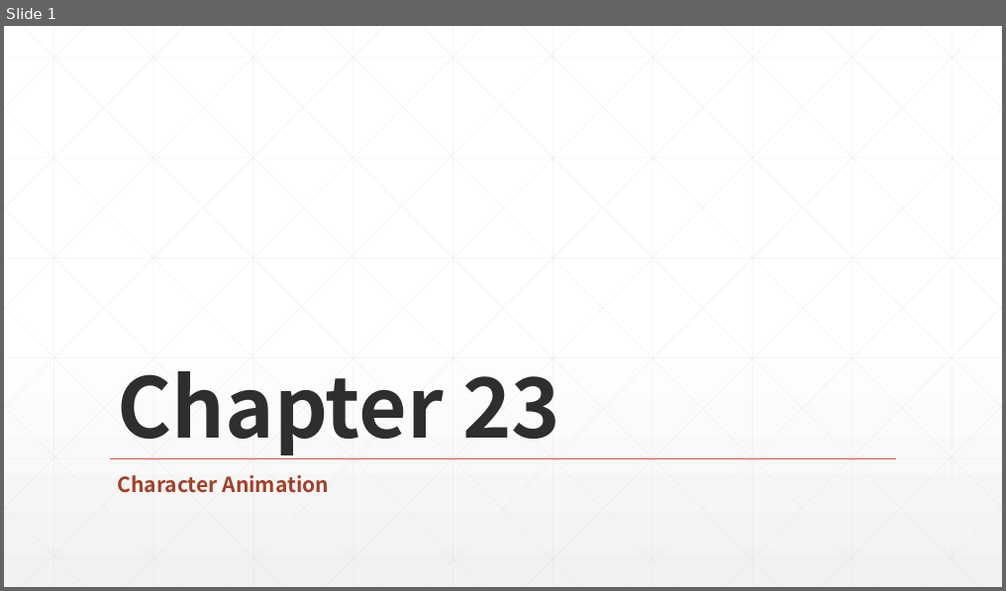
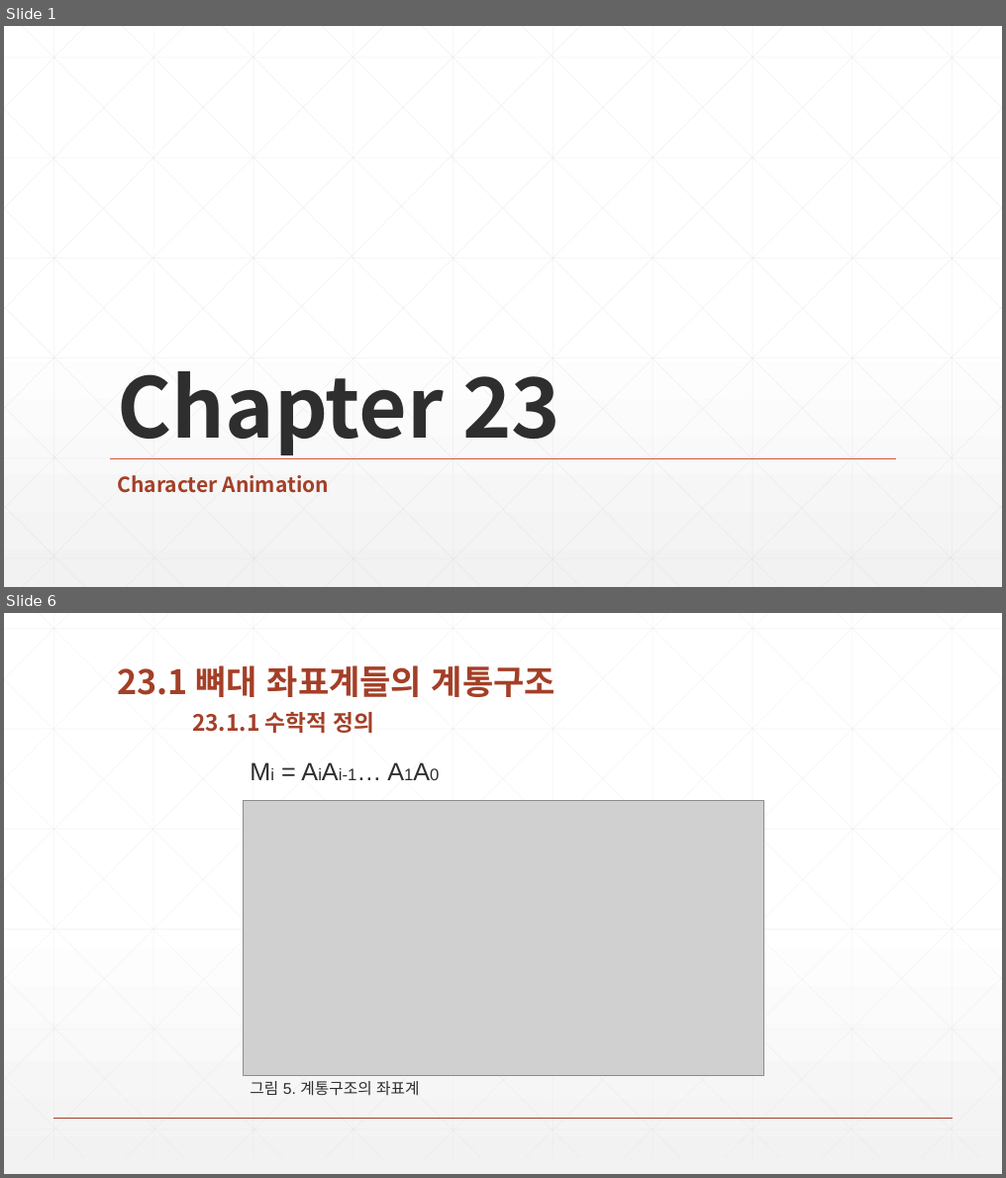
Before and after one commit to earthboom/CodingStudy, a slide deck: Common/Chapter 23 Character Animation.pptx. Shown one above the other, each under a label of ours: slide 1 before the commit, slides 1 and 6 after it; the slides between them are not shown. The pictures are 1006x591 and 1006x1178 pixels, drawn with LibreOffice and Linux fonts; fonts in the diff are those of the drawing; grey boxes stand for pictures. Boxes give left, top, right and bottom in pixels: in the first picture for what was removed or moved away, otherwise in the second. Text is boxed around its words. In the diff, an @@ line names an element or a change of style, - is before the commit and + after.

```diff
--- a/Common/Chapter 23 Character Animation.pptx
+++ b/Common/Chapter 23 Character Animation.pptx
@@ slide 6 added at bbox=[4, 613, 1002, 1174], background gradient #FFFFFF to #F2F2F2 @@
@@ title added at bbox=[118, 665, 555, 733], 32.4 pt, text #A43F27, bold @@
+23.1 뼈대 좌표계들의 계통구조
+23.1.1 수학적 정의
@@ text added at bbox=[339, 768, 357, 780], 24 pt, text #2D2E2D @@
+Mi = AiAi-1… A1A0
@@ picture added at bbox=[243, 800, 764, 1075] @@
@@ text added at bbox=[250, 1081, 419, 1096], 15 pt, text #2D2E2D @@
+그림 5. 계통구조의 좌표계
@@ group added at bbox=[4, 613, 1002, 1158]: 46 lines @@
@@ line added from (54, 1118) to (952, 1118), #A43F27 1 pt @@
```
Also in this commit, not shown: 9 other slides added, 7 slides removed.
